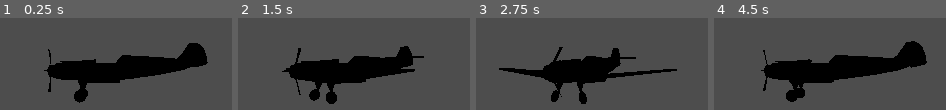
Above: before the commit, frames 1-4 (left to right).
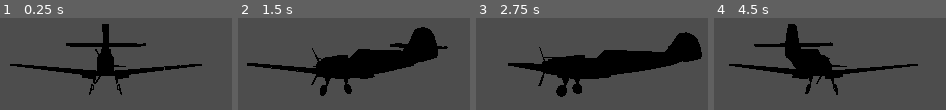
Above: after the commit, the same moments.

Repository: Monkeytonk115/godot-dogfight
Game: Godot game, scene res://scenes/action/109e_action.tscn
Same seed, same stepped clock (60 frames per second), same inputs: the game is played once before the commit and once after it. This scene is started directly instead of the project's main scene.
Inputs (mouse positions are in pixels of both pictures, inside the frame that each line leads up to):
- Up to frame 1 (0.25 s): no input
- Up to frame 2 (1.5 s): tap Enter at 0.5 s; move the mouse to (outside the picture) at 0.52 s; hold D (Roll_Right) 0.53-1.28 s; hold Right mouse button (free_cam) 0.53-1.28 s; move the mouse to (outside the picture) at 1.27 s; hold W (Pitch_Down) from 1.28 s (still down); tap Space (trigger) at 1.35 s
- Up to frame 3 (2.75 s): move the mouse to (outside the picture) at 2.02 s; release W (Pitch_Down) at 2.03 s; hold D (Roll_Right) from 2.03 s (still down); hold Right mouse button (free_cam) from 2.03 s (still down)
- Up to frame 4 (4.5 s): move the mouse to (outside the picture) at 2.77 s; release D (Roll_Right) at 2.78 s; release Right mouse button (free_cam) at 2.78 s; hold S (Pitch_Up) 2.78-3.53 s; tap Space (trigger) at 2.85, 4.35 s; move the mouse to (outside the picture) at 3.52 s; hold Right mouse button (free_cam) 3.53-4.28 s; hold A (Roll_Left) from 3.53 s (still down); move the mouse to (outside the picture) at 4.27 s

The runs differ from the first frame. In frame 1, 15% of the frame differs, in the area x 4-90%, y 6-93%; in frame 2, 13%; in frame 3, 15%; in frame 4, 17%, in the area x 6-92%, y 6-92%.
Error in both runs: Invalid access to property or key 'shoot_bullet_client' on a base object of type 'null instance'. (res://scenes/action/gun_action.gd:4)

Commit message:
rotated 109e

Diff:
--- a/scenes/action/109e_action.tscn
+++ b/scenes/action/109e_action.tscn
@@ -13,23 +13,25 @@
 height = 9.76389
 
 [node name="109e_action" type="CharacterBody3D"]
-transform = Transform3D(-4.37114e-08, 0, -1, 0, 1, 0, 1, 0, -4.37114e-08, 0, 0, 0)
+collision_mask = 5
 script = ExtResource("1_su3t5")
 
 [node name="109E" parent="." instance=ExtResource("1_jkxpu")]
-transform = Transform3D(1, 0, 0, 0, 1, 0, 0, 0, 1, 2.10537, 0.170332, 8.59712e-08)
+transform = Transform3D(-4.37114e-08, 0, -1, 0, 1, 0, 1, 0, -4.37114e-08, 0, 0.396861, 2.64379)
 
 [node name="Camera3D" type="Camera3D" parent="."]
+transform = Transform3D(-4.37114e-08, 0, 1, 0, 1, 0, -1, 0, -4.37114e-08, 10.0463, 2.45739, -4.39138e-07)
 
 [node name="CollisionShape3D" type="CollisionShape3D" parent="."]
-transform = Transform3D(-4.37114e-08, -1, 4.37114e-08, 1, -4.37114e-08, -4.37114e-08, 4.37114e-08, 4.37114e-08, 1, 1.17891, 0.0175083, -5.15317e-08)
+transform = Transform3D(1.91069e-15, 4.37114e-08, 1, 1, -4.37114e-08, 0, 4.37114e-08, 1, -4.37114e-08, 1.17891, 0.204266, 1.73918)
 shape = SubResource("CapsuleShape3D_y0xuv")
 
 [node name="CollisionShape3D2" type="CollisionShape3D" parent="."]
-transform = Transform3D(-4.37114e-08, -7.10543e-15, -1, 1, -4.37114e-08, -4.37114e-08, -4.37114e-08, -1, 7.10543e-15, -0.547383, -0.726341, 2.39269e-08)
+transform = Transform3D(-4.37114e-08, -1, 0, 1, -4.37114e-08, 0, 0, 0, 1, -0.547383, -0.510402, 0.128397)
 shape = SubResource("CapsuleShape3D_mvoq5")
 
 [node name="Guns" type="Node3D" parent="."]
+transform = Transform3D(-4.37114e-08, 0, -1, 0, 1, 0, 1, 0, -4.37114e-08, 0, 0.230786, 0)
 
 [node name="Gun_action" parent="Guns" instance=ExtResource("2_yqdqi")]
 transform = Transform3D(-4.37114e-08, 0, 1, 0, 1, 0, -1, 0, -4.37114e-08, -1.85862, -0.22453, 8.12428e-08)
Not shown, removed: source/models/109E.blend1
